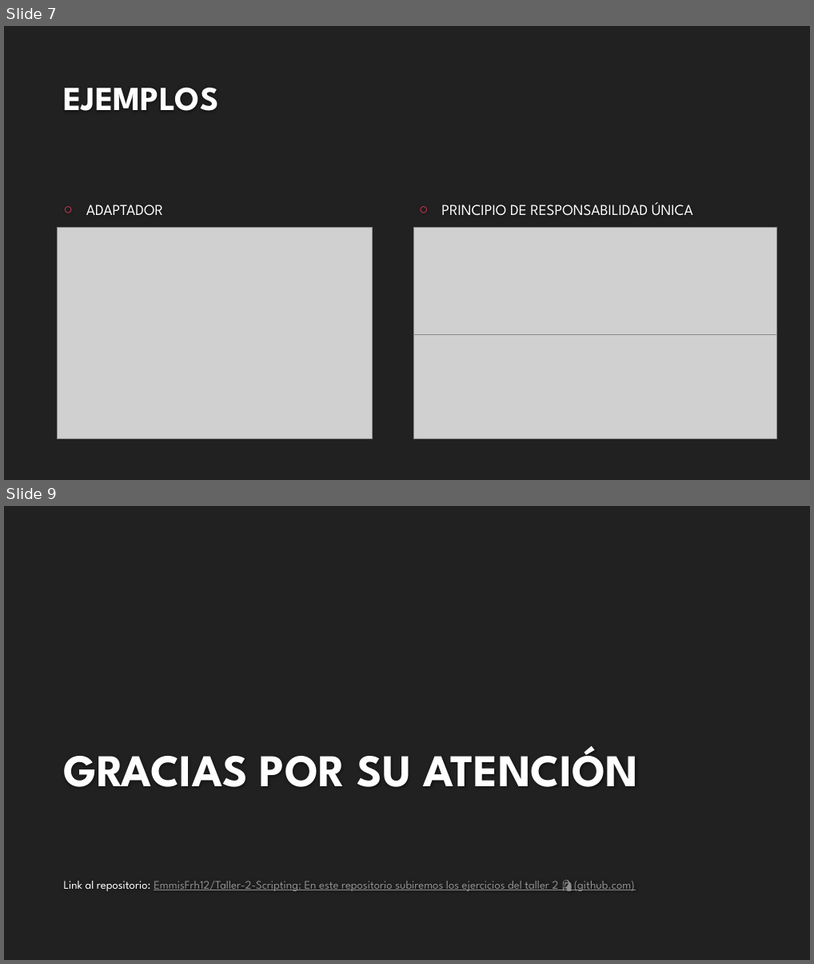
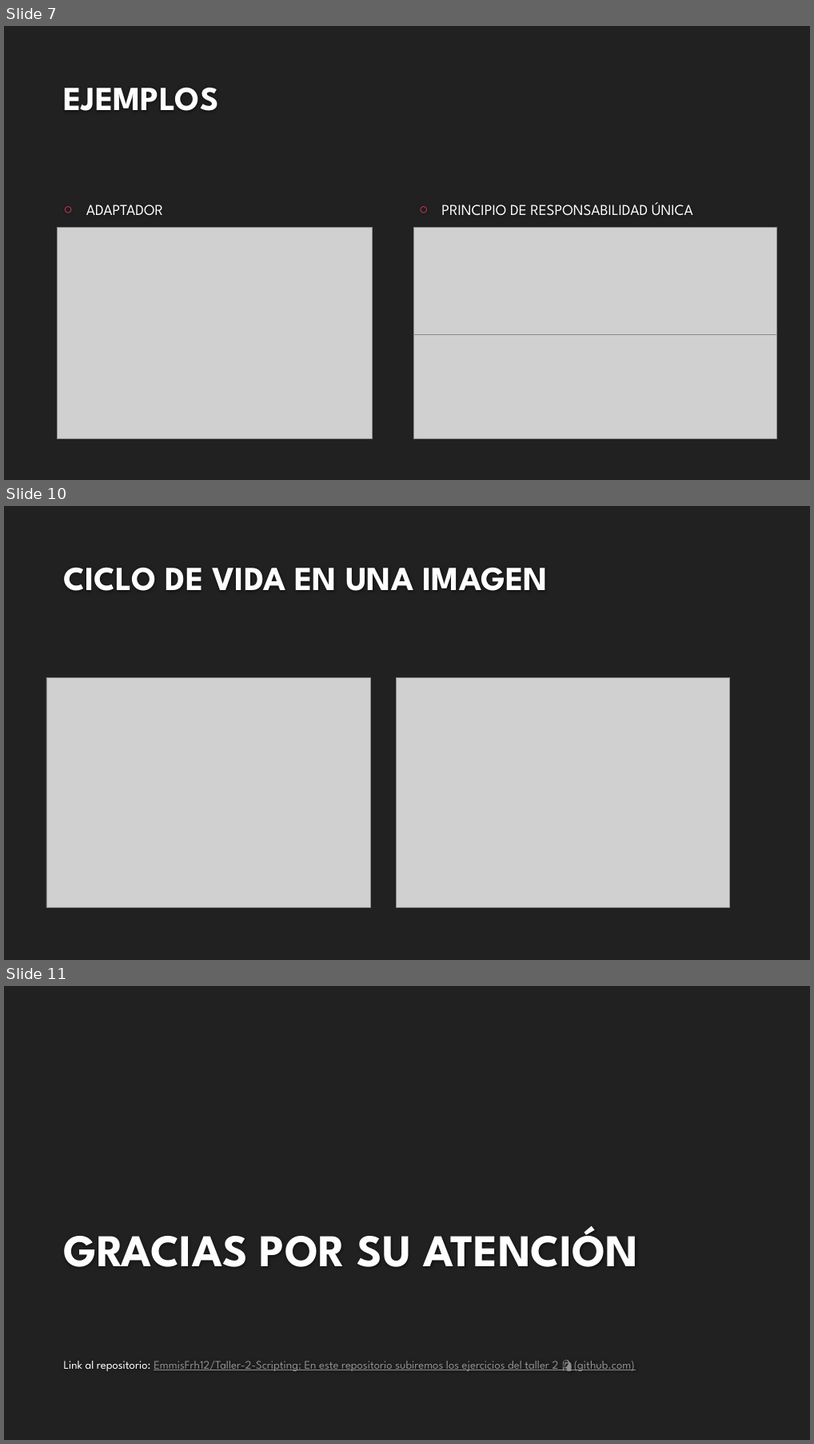
Before and after one commit to EmmisFrh12/Taller-2-Scripting, a slide deck: Presentación/TALLER 2 PRESENTACIÓN.pptx. Shown one above the other, each under a label of ours: slides 7 and 9 before the commit, slides 7, 10 and 11 after it; the slides between them are not shown. The pictures are 814x964 and 814x1444 pixels, drawn with LibreOffice and Linux fonts; fonts in the diff are those of the drawing; grey boxes stand for pictures; background and template pictures are left out. Boxes give left, top, right and bottom in pixels: in the first picture for what was removed or moved away, otherwise in the second. Text is boxed around its words. In the diff, an @@ line names an element or a change of style, - is before the commit and + after.

Commit message:
Ciclo de Vida en Presentacióon
Se subió el ciclo de vida a la presentación de Power Point

```diff
--- a/Presentación/TALLER 2 PRESENTACIÓN.pptx
+++ b/Presentación/TALLER 2 PRESENTACIÓN.pptx
@@ slide 10 added at (x1=4, y1=506, x2=810, y2=960), background #212121 @@
@@ title added at (x1=64, y1=568, x2=548, y2=591), 40 pt, text #FEFEFE, bold @@
+CICLO DE VIDA EN UNA IMAGEN
@@ picture added at (x1=46, y1=678, x2=370, y2=907) @@
@@ picture added at (x1=397, y1=678, x2=730, y2=907) @@
@@ what was slide 9 is now slide 11 @@
```
Also in this commit, not shown: 1 slide changed, 1 other slide added.
